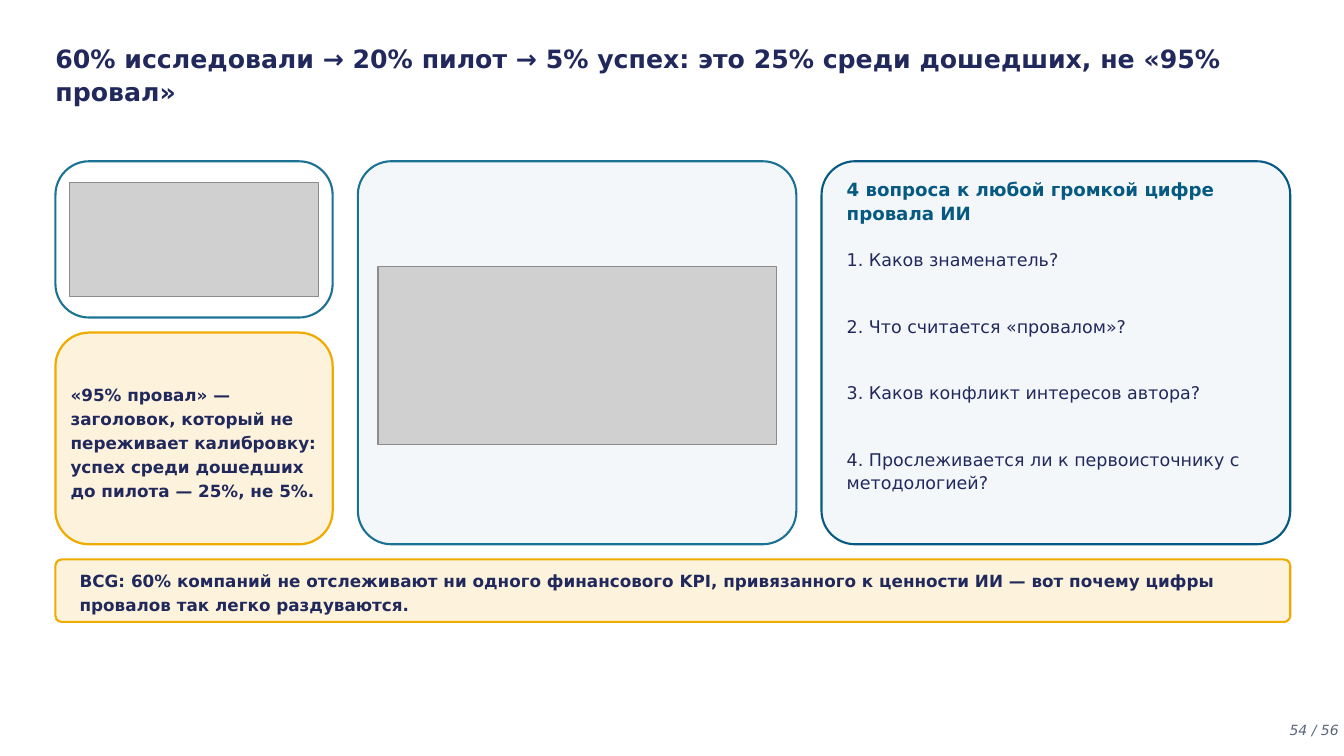
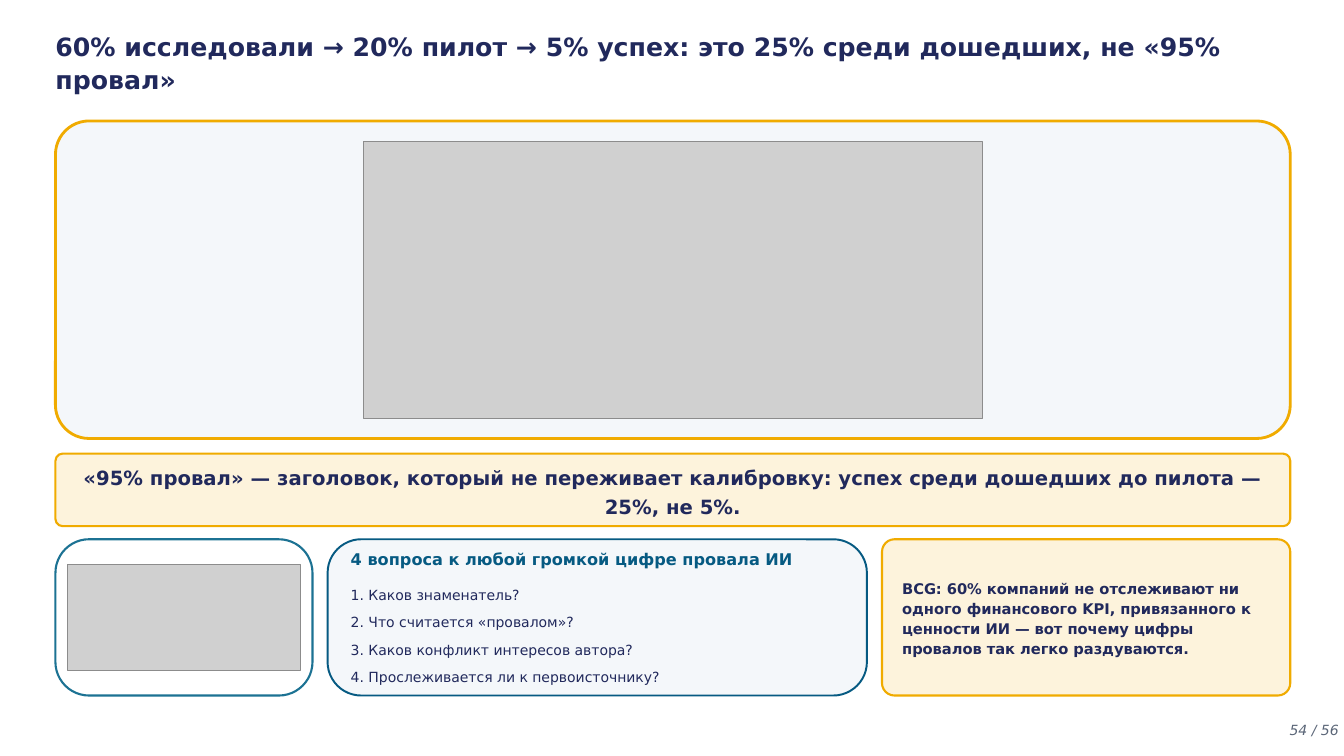
Before and after one commit to tellina-study/AI-usage-lessons, a slide deck: slide 54 of library/lectures/lec-05/rendered/lec-05.pptx. Drawn at 1344x756 pixels with LibreOffice and Linux fonts; fonts in the diff are those of the drawing; grey boxes stand for pictures. Boxes give left, top, right and bottom in pixels: in the first picture for what was removed or moved away, otherwise in the second. Text is boxed around its words. In the diff, an @@ line names an element or a change of style, - is before the commit and + after.

```diff
--- a/library/lectures/lec-05/rendered/lec-05.pptx
+++ b/library/lectures/lec-05/rendered/lec-05.pptx
@@ text "60% исследовали → 20% пилот ...": place and size @@
-text "60% исследовали → 20% пилот ..." at <box>55,49,1221,107</box>
+text "60% исследовали → 20% пилот ..." at <box>55,37,1221,95</box>
@@ rounded rectangle: place and size @@
-rounded rectangle at <box>55,161,333,318</box>
+rounded rectangle at <box>55,121,1291,439</box>
@@ rounded rectangle at <box>55,121,1291,439</box>: fill #FFFFFF to #F4F7FA; outline #1C7293 1.5 pt to #F0AB00 2 pt; proportions changed @@
@@ picture: place and size @@
-picture at <box>378,266,776,445</box>
+picture at <box>364,141,983,418</box>
@@ rounded rectangle: place and size @@
-rounded rectangle at <box>55,333,333,544</box>
+rounded rectangle at <box>55,454,1291,526</box>
@@ rounded rectangle at <box>55,454,1291,526</box>: outline #F0AB00 1.6 pt to #F0AB00 1.5 pt; proportions changed @@
@@ text "«95% провал» — заголовок, который ...": place and size @@
-text "«95% провал» — заголовок, который ..." at <box>71,388,316,500</box>
+text "«95% провал» — заголовок, который ..." at <box>83,470,1234,517</box>
@@ text "«95% провал» — заголовок, который ..." at <box>83,470,1234,517</box>: size 12 to 14 pt; alignment left to centre; line spacing 1.18 to 1.2 @@
@@ rounded rectangle: place and size @@
-rounded rectangle at <box>358,161,797,544</box>
+rounded rectangle at <box>55,539,313,696</box>
@@ rounded rectangle at <box>55,539,313,696</box>: fill #F4F7FA to #FFFFFF; proportions changed @@
@@ rounded rectangle: place and size @@
-rounded rectangle at <box>822,161,1291,544</box>
+rounded rectangle at <box>328,539,867,696</box>
@@ rounded rectangle at <box>328,539,867,696</box>: outline #065A82 1.5 pt to #065A82 1.4 pt; proportions changed @@
@@ rounded rectangle: place and size @@
-rounded rectangle at <box>55,560,1291,622</box>
+rounded rectangle at <box>882,539,1291,696</box>
@@ rounded rectangle at <box>882,539,1291,696</box>: proportions changed @@
@@ picture: place and size @@
-picture at <box>70,182,319,296</box>
+picture at <box>68,565,300,670</box>
@@ text "4 вопроса к любой громкой ...": place and size @@
-text "4 вопроса к любой громкой ..." at <box>847,182,1215,224</box>
+text "4 вопроса к любой громкой ..." at <box>351,552,792,569</box>
@@ text "4 вопроса к любой громкой ..." at <box>351,552,792,569</box>: size 13 to 11.5 pt; line spacing 1.1 to 1 @@
@@ text "BCG: 60% компаний не отслеживают ...": place and size @@
-text "BCG: 60% компаний не отслеживают ..." at <box>80,574,1214,615</box>
+text "BCG: 60% компаний не отслеживают ..." at <box>902,583,1251,657</box>
@@ text "BCG: 60% компаний не отслеживают ..." at <box>902,583,1251,657</box>: size 12 to 10.5 pt; line spacing 1.2 to 1.15 @@
@@ text "1. Каков знаменатель?": place and size @@
-text "1. Каков знаменатель?" at <box>847,253,1058,267</box>
+text "1. Каков знаменатель?" at <box>351,589,520,600</box>
@@ text "2. Что считается «провалом»?": place and size @@
-text "2. Что считается «провалом»?" at <box>847,320,1126,337</box>
+text "2. Что считается «провалом»?" at <box>351,616,574,630</box>
@@ size 12.5 to 10 pt; line spacing 1.1 to 1 in 3 elements at <box>351,589,520,600</box>, <box>351,616,574,630</box>, <box>351,644,633,658</box> @@
@@ text "3. Каков конфликт интересов автора?": place and size @@
-text "3. Каков конфликт интересов автора?" at <box>847,386,1200,403</box>
+text "3. Каков конфликт интересов автора?" at <box>351,644,633,658</box>
@@ text at <box>351,671,659,685</box>: text changed; size 12.5 to 10 pt @@
-4. Прослеживается ли к первоисточнику с методологией?
+4. Прослеживается ли к первоисточнику?
```
Also in this commit, not shown: 16 other slides changed, 25 other files.
